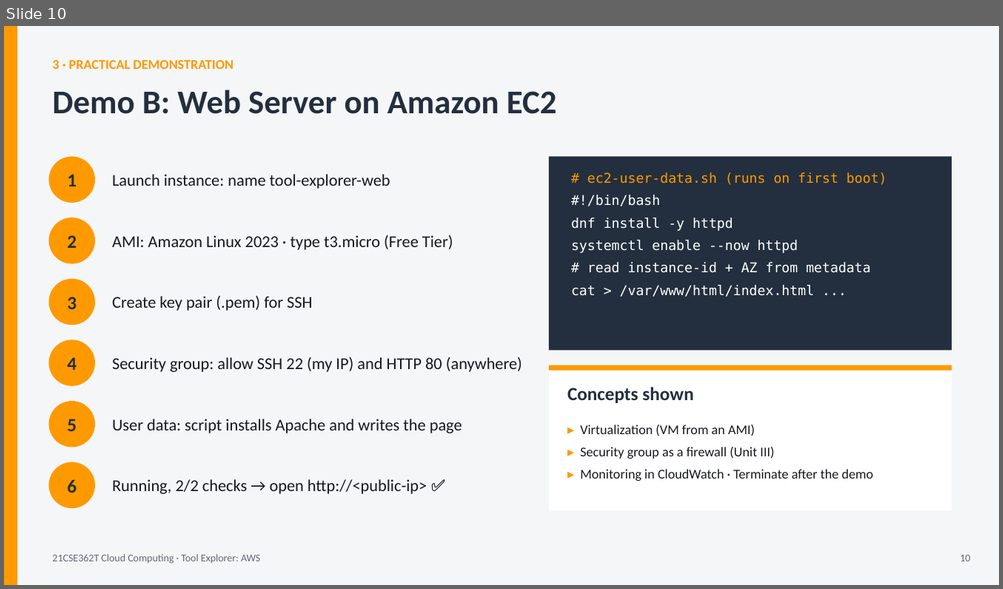
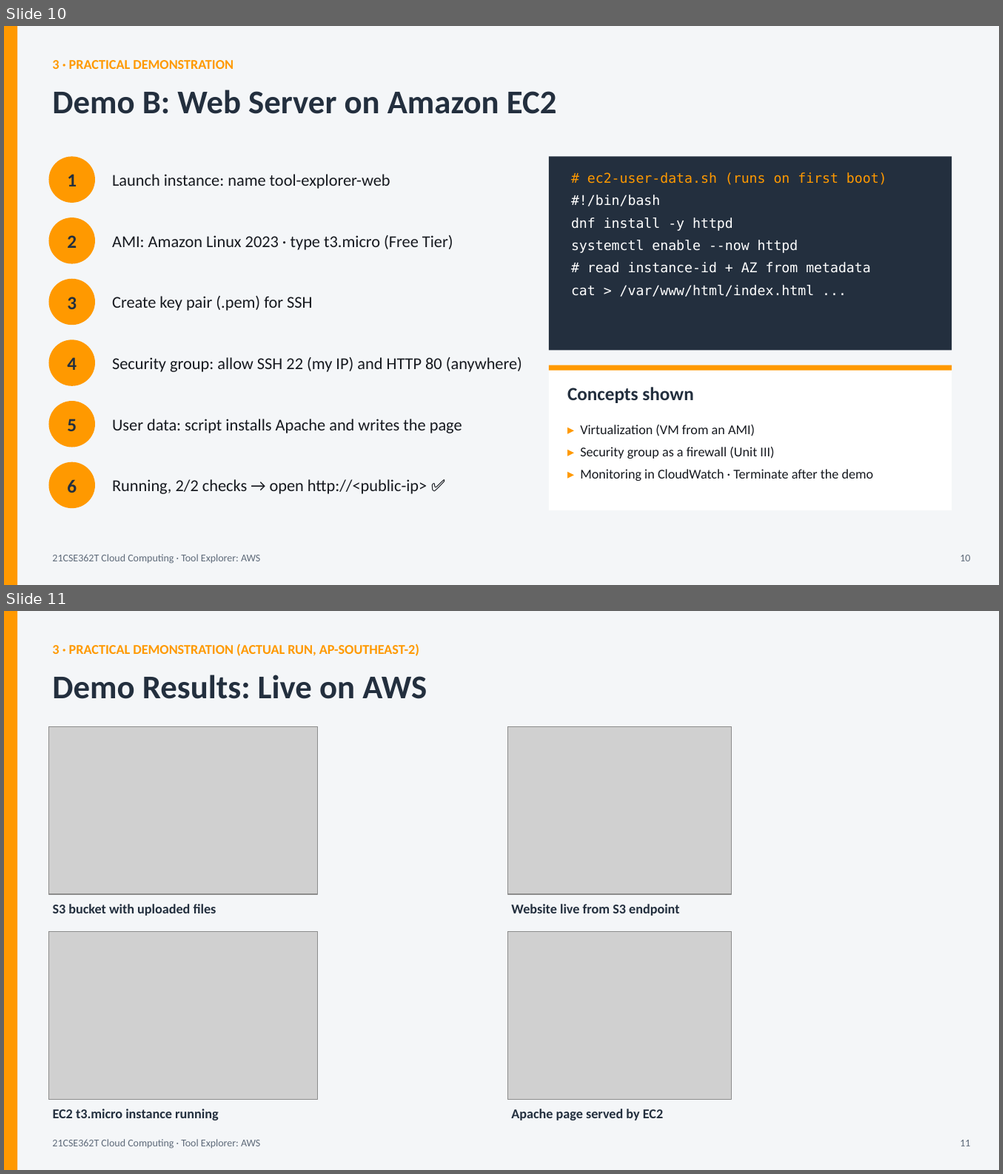
Before and after one commit to Uhasreddy/qroll, a slide deck: PPT/AWS_Tool_Explorer_Presentation/AWS_Tool_Explorer.pptx. Shown one above the other, each under a label of ours: slide 10 before the commit, slides 10 and 11 after it. The pictures are 1003x589 and 1003x1174 pixels, drawn with LibreOffice and Linux fonts; fonts in the diff are those of the drawing; grey boxes stand for pictures. Boxes give left, top, right and bottom in pixels: in the first picture for what was removed or moved away, otherwise in the second. Text is boxed around its words. In the diff, an @@ line names an element or a change of style, - is before the commit and + after.

Commit message:
Run S3 and EC2 demos on AWS; add screenshots, results and live-demo slide

```diff
--- a/PPT/AWS_Tool_Explorer_Presentation/AWS_Tool_Explorer.pptx
+++ b/PPT/AWS_Tool_Explorer_Presentation/AWS_Tool_Explorer.pptx
@@ slide 11 added at (4,611,999,1170), background #FFFFFF @@
@@ rectangle added at (4,611,999,1170), fill #F4F6F8 @@
@@ rectangle added at (4,611,17,1170), fill #FF9900 @@
@@ text added at (52,644,419,656), 13 pt, text #FF9900, bold @@
+3 · PRACTICAL DEMONSTRATION (ACTUAL RUN, AP-SOUTHEAST-2)
@@ text added at (52,675,427,699), 32 pt, text #232F3E, bold @@
+Demo Results: Live on AWS
@@ picture added at (48,726,317,894) @@
@@ picture added at (508,726,731,894) @@
@@ text added at (53,904,216,916), 13 pt, text #232F3E, bold @@
+S3 bucket with uploaded files
@@ text added at (511,904,679,916), 13 pt, text #232F3E, bold @@
+Website live from S3 endpoint
@@ picture added at (48,932,317,1099) @@
@@ picture added at (508,932,731,1099) @@
@@ text added at (53,1109,218,1121), 13 pt, text #232F3E, bold @@
+EC2 t3.micro instance running
@@ text added at (511,1109,663,1121), 13 pt, text #232F3E, bold @@
+Apache page served by EC2
@@ text added at (52,1139,260,1149), 10 pt, text #5F6B7A @@
+21CSE362T Cloud Computing · Tool Explorer: AWS
@@ text added at (959,1140,970,1147), 10 pt, text #5F6B7A @@
+11
```
Also in this commit, not shown: 6 slides changed, 13 other files.
